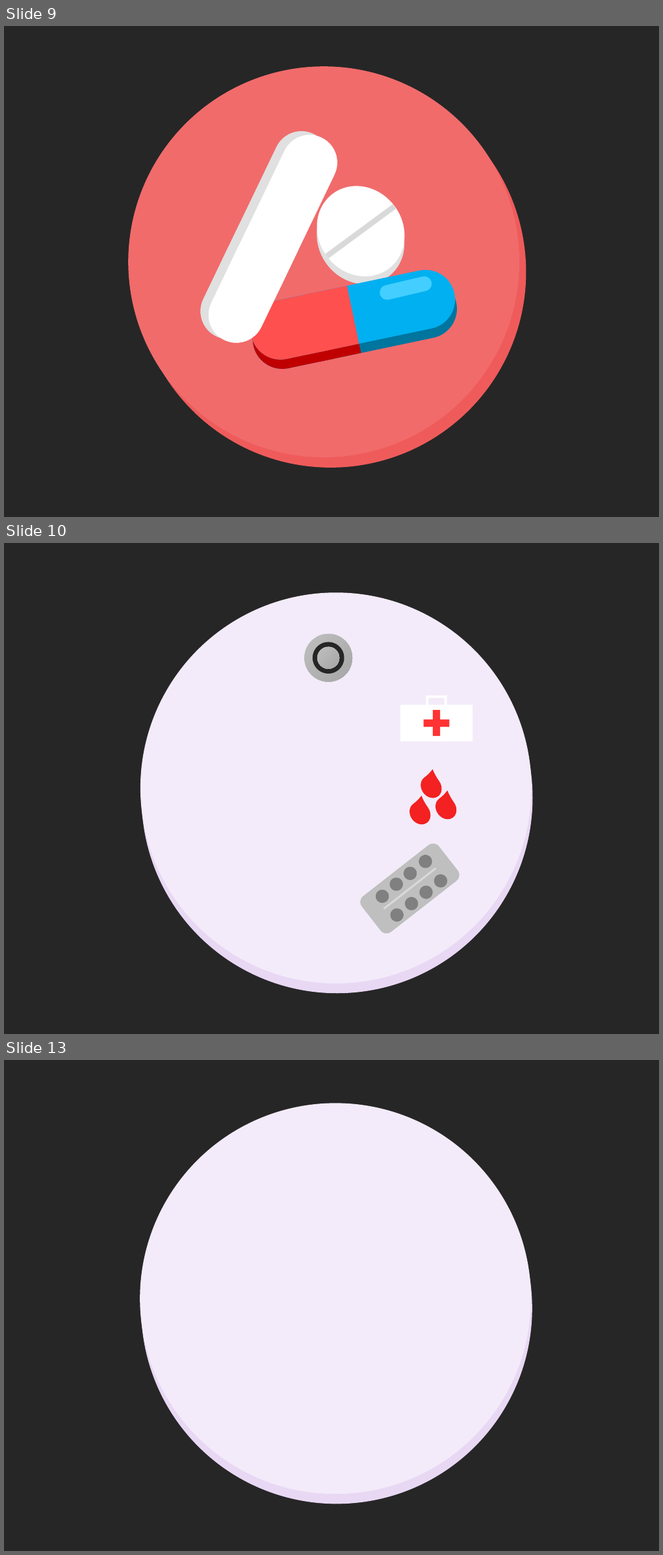
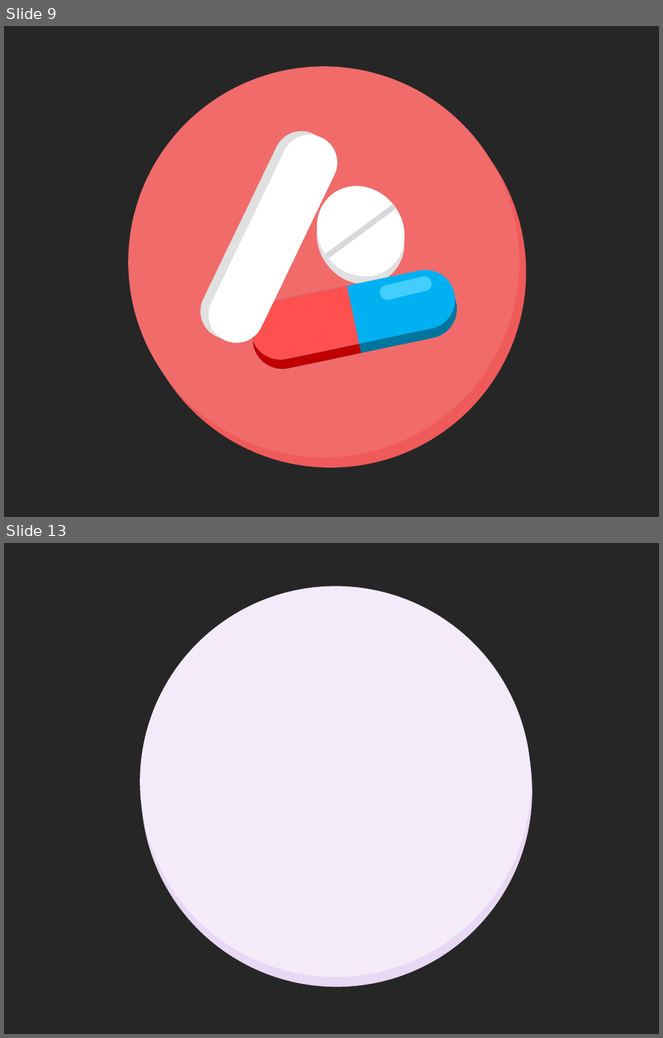
Before and after one commit to gustavogitzel/Discussex, a slide deck: Rascunhos/Logo - PP2.pptx. Shown one above the other, each under a label of ours: slides 9, 10 and 13 before the commit, slides 9 and 13 after it; the slides between them are not shown. The pictures are 663x1555 and 663x1038 pixels, drawn with LibreOffice and Linux fonts; fonts in the diff are those of the drawing. Boxes give left, top, right and bottom in pixels: in the first picture for what was removed or moved away, otherwise in the second. Text is boxed around its words. In the diff, an @@ line names an element or a change of style, - is before the commit and + after.

```diff
--- a/Rascunhos/Logo - PP2.pptx
+++ b/Rascunhos/Logo - PP2.pptx
@@ slide 10 removed at bbox=[4, 543, 659, 1034], background #262626 @@
@@ ellipse removed at bbox=[140, 593, 531, 984] @@
@@ ellipse removed at bbox=[142, 603, 532, 994] @@
@@ ellipse removed at bbox=[305, 634, 352, 682] @@
@@ ellipse removed at bbox=[313, 642, 344, 674] @@
@@ ellipse removed at bbox=[317, 646, 339, 669] @@
@@ group removed at bbox=[400, 696, 473, 741]: 3 rectangles, 1 frame @@
@@ teardrop removed at bbox=[416, 772, 446, 803] @@
@@ teardrop removed at bbox=[432, 793, 461, 824] @@
@@ teardrop removed at bbox=[405, 798, 435, 829] @@
@@ group removed at bbox=[358, 841, 462, 936]: 8 ellipses, 2 rounded rectangles @@
```
Also in this commit, not shown: 3 slides added, 2 other slides removed, 3 other files.
